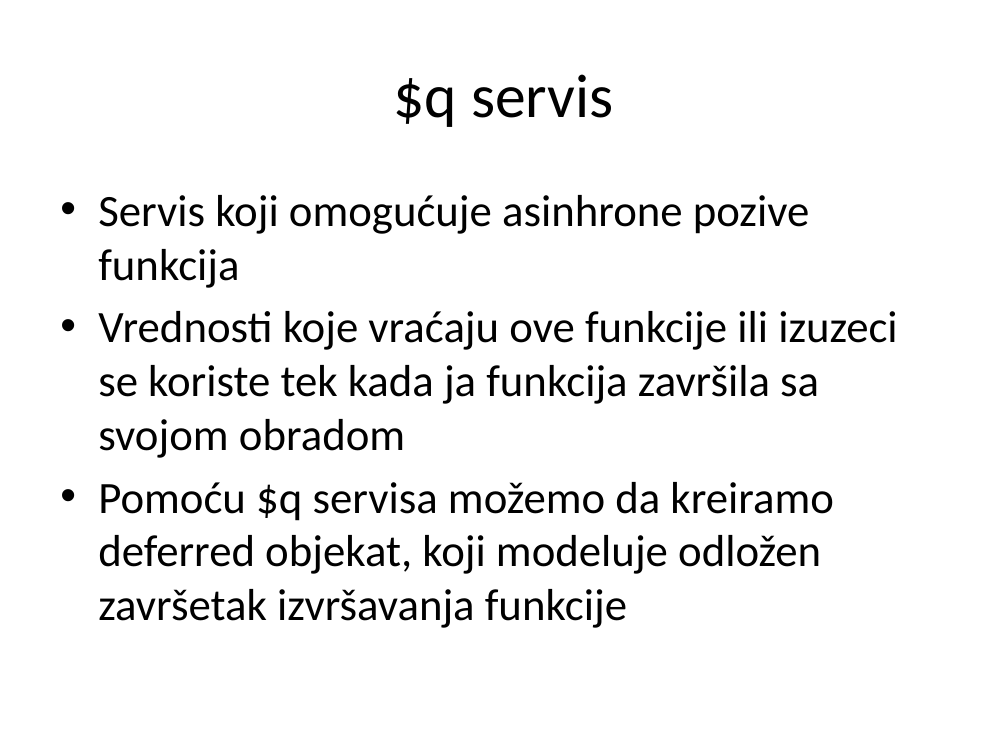
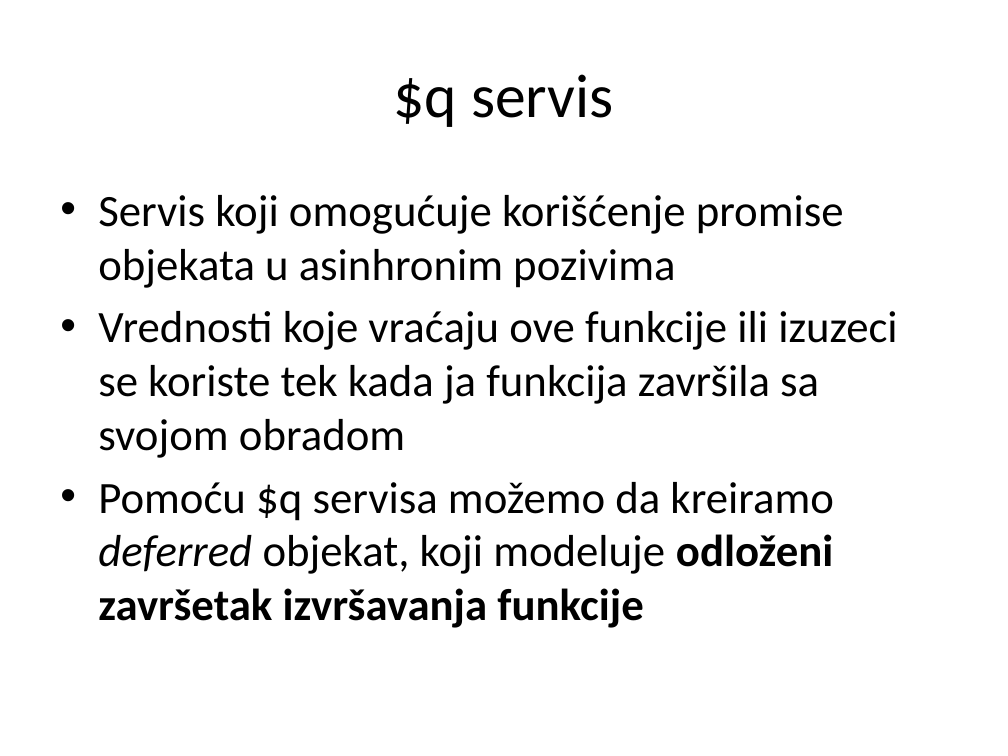
Before and after one commit to XWS2016/AngularJS, a slide deck: slide 21 of 01_Kontroleri/AngularJS_02_kontroleri.pptx (slide 18 before the commit). Drawn at 1008x756 pixels with LibreOffice and Linux fonts; fonts in the diff are those of the drawing. Boxes give left, top, right and bottom in pixels: in the first picture for what was removed or moved away, otherwise in the second. Text is boxed around its words. In the diff, an @@ line names an element or a change of style, - is before the commit and + after.

Commit message:
03_REST pozivi

```diff
--- a/01_Kontroleri/AngularJS_02_kontroleri.pptx
+++ b/01_Kontroleri/AngularJS_02_kontroleri.pptx
@@ text at (98, 195, 844, 288): text changed @@
-• Servis koji omogućuje asinhrone pozive funkcija
+• Servis koji omogućuje korišćenje promise objekata u asinhronim pozivima
@@ text at (98, 482, 834, 628): text changed @@
-• Pomoću $q servisa možemo da kreiramo deferred objekat, koji modeluje odložen završetak izvršavanja funkcije
+• Pomoću $q servisa možemo da kreiramo deferred objekat, koji modeluje odloženi završetak izvršavanja funkcije
```
Also in this commit, not shown: 8 other slides changed, 3 slides added, 47 other files.
